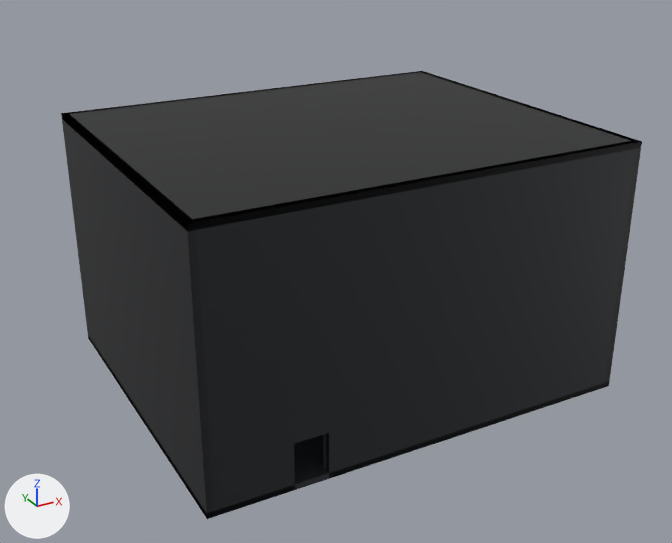
The glTF model www/bake/hall270.glb as it was, and as the next commit left it.
Both versions are drawn from a camera (50 mm lens) standing at (-8.3, 10.3, 31.6) and looking at (18.8, 59.5, 7.0). Lighting does not change. The marker at lower left points along +X, +Y and +Z. The picture after the commit comes second. Vertices at exactly the same position are counted once.

Before the edit, the objects in view are built like this:
```python
me_hall270 = bpy.data.meshes.new('hall270')
me_hall270.from_pydata(...)  # 1686 vertices, 2748 faces; spans x 4.2..31.0, y 46.3..68.3, z 1.7..17.4
me_hall270.materials.append(mat_defaultmaterial)
ob_hall270 = bpy.data.objects.new('hall270', me_hall270)
ob_hall270.location = (0.0, 0.0, 0.0)
```
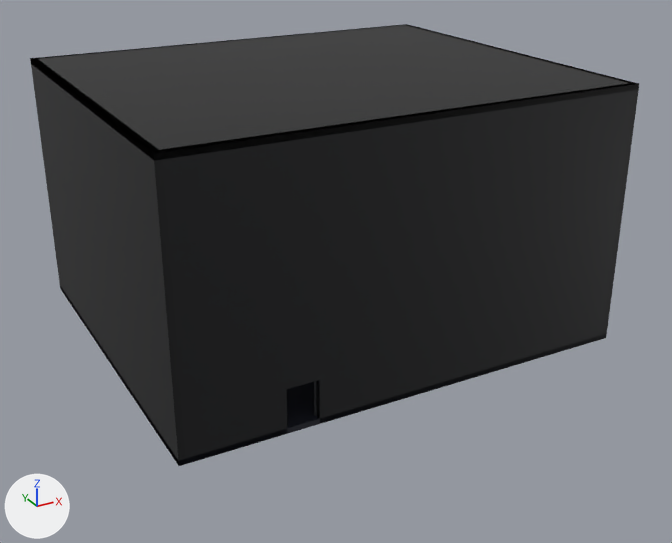
Diff of the bpy script that builds the scene:
```diff
--- a/www/bake/hall270.glb.py
+++ b/www/bake/hall270.glb.py
@@ me_hall270 @@
 # used by ob_hall270; location = (0.0, 0.0, 0.0)
-me_hall270.from_pydata(...)  # 1686 vertices, 2748 faces; spans x 4.2..31.0, y 46.3..68.3, z 1.7..17.4
+me_hall270.from_pydata(...)  # 1620 vertices, 2641 faces; spans x 4.2..34.3, y 50.2..75.8, z 2.4..19.5
+# me_hall270 part 1: the loose piece of 108 vertices spanning x 4.2..31.0, y 46.3..68.3, z 1.7..17.4 is rebuilt with 108 vertices and now spans x 4.2..34.3, y 50.2..75.8, z 2.4..19.5
+# other edits to the shape of me_hall270 do not show in these pictures
 me_hall270.materials.append(mat_defaultmaterial)
```

Location of each change, (x1, y1, x2, y2) in pixels of the pictures (672 x 543 px):
'hall270', reshaped: before (61, 71, 642, 519); after (30, 24, 639, 466)
